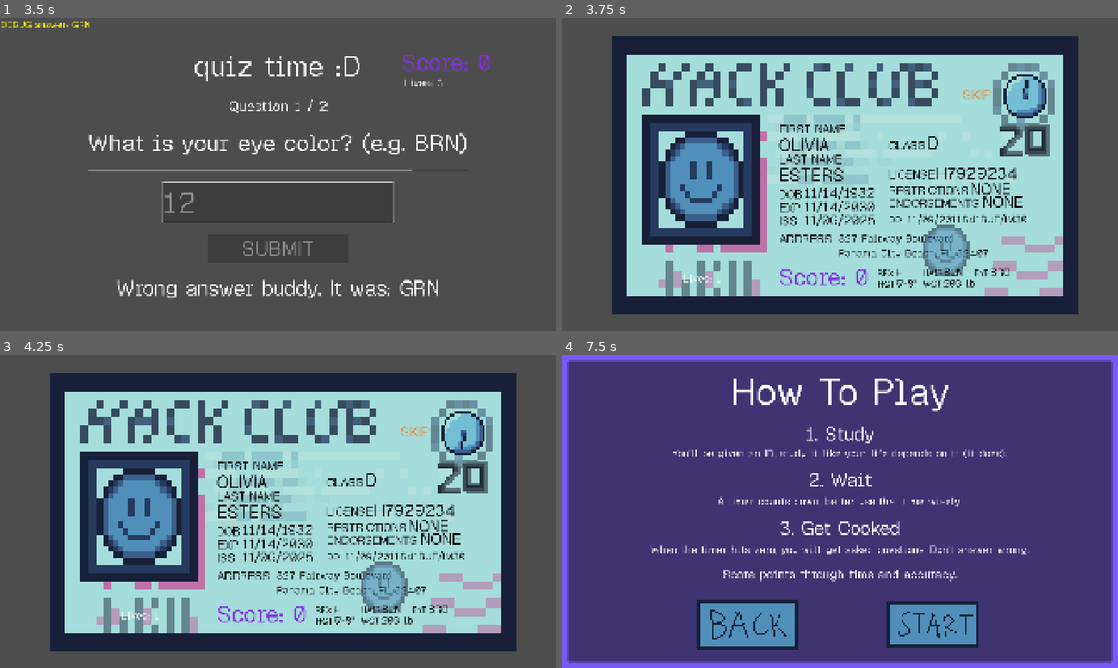
Above: before the commit, frames 1-4 (two rows, left to right).
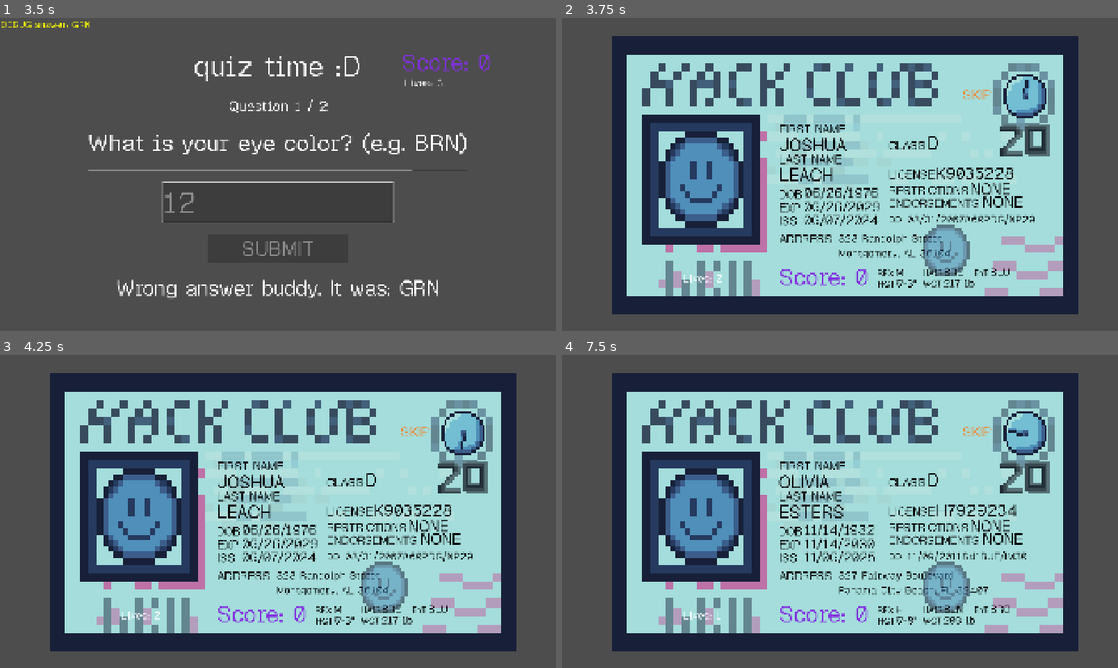
Above: after the commit, the same moments.

Repository: itstntcraft123/fake-an-id
Game: Godot game, scene res://scenes/game.tscn
Same seed, same stepped clock (60 frames per second), same inputs: the game is played once before the commit and once after it. This scene is started directly instead of the project's main scene.
Inputs (mouse positions are in pixels of both pictures, inside the frame that each line leads up to):
- Up to frame 1 (3.5 s): click "SKIP" at 0.5 s; click (278, 202) at 1.27 s; type "12" at 1.35 s; click "SUBMIT" at 2 s; tap Enter at 2.75 s; move the mouse to (400, 158) at 2.77 s; hold Right from 2.78 s (still down); tap Alt at 2.85 s; click (400, 158) at 2.92 s
- Up to frame 2 (3.75 s): tap Space at 3.5 s; move the mouse to (728, 190) at 3.52 s; release Right at 3.53 s; hold Down (ui_down) from 3.53 s (still down); tap Shift at 3.6 s
- Up to frame 3 (4.25 s): keep holding Down (ui_down)
- Up to frame 4 (7.5 s): release Down (ui_down) at 4.25 s; click "SKIP" at 4.25 s; tap Enter at 5, 6.5 s; move the mouse to (895, 442) at 5.02 s; hold Right 5.03-5.78 s; tap Alt at 5.1, 6.6 s; tap Space at 5.75 s; move the mouse to (812, 574) at 5.77 s; hold Up (ui_up) 5.78-6.53 s; tap Shift at 5.85 s; click (812, 574) at 5.92 s; move the mouse to (1006, 558) at 6.52 s; hold Left 6.53-7.25 s; click (678, 586) at 7.25 s, where only the run before the commit has a clickable "[color=#ffffff00]> [/color][c…"

Frame 1 is identical in both runs. In frame 2, 2.7% of the frame differs, in the area x 27-85%, y 38-87%; in frame 3, 2.7%; in frame 4, 97%, in the area x 0-100%, y 0-100%.
Error before the commit: Cannot call method 'change_scene_to_file' on a null value. (res://scripts/game.gd:125)

Commit message:
fixed quiz skipping every even numbered question

Diff:
--- a/scripts/quiz.gd
+++ b/scripts/quiz.gd
@@ -73,6 +73,9 @@
 	return clean_regex.sub(string.to_lower().replace("lbs", "").replace("lb", ""), "", true)
 
 func _on_submit(text: String) -> void:
+	if not accepting:
+		return
+
 	var correct_answer := str(id_data[questions[current][0]])
 	if _normalize(text) == _normalize(correct_answer):
 		accepting = false
@@ -85,18 +88,18 @@
 	else:
 		_fail("Wrong answer buddy. It was: ")
 
-	if _normalize(text) == _normalize(correct_answer):
-		current += 1
-		if current >= questions.size():
-			finished.emit(true)
-		else:
-			_show_question()
-	else:
-		answer_edit.editable = false
-		submit_button.disabled = true
-		feedback_label.text = "Wrong answer buddy. It was: " + correct_answer
-		await get_tree().create_timer(1.5).timeout
-		finished.emit(false)
+	#if _normalize(text) == _normalize(correct_answer):
+		#current += 1
+		#if current >= questions.size():
+			#finished.emit(true)
+		#else:
+			#_show_question()
+	#else:
+		#answer_edit.editable = false
+		#submit_button.disabled = true
+		#feedback_label.text = "Wrong answer buddy. It was: " + correct_answer
+		#await get_tree().create_timer(1.5).timeout
+		#finished.emit(false)
 
 func _fail(message: String) -> void:
 	accepting = false
Not shown, added: sprites/home-sceen-id-animation.png.import
